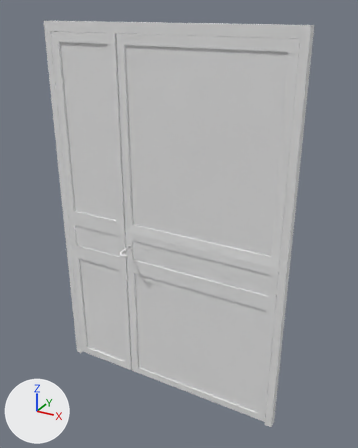
The Blender file Puerta de metal modelo 3D.blend as it was, and as the next commit left it.
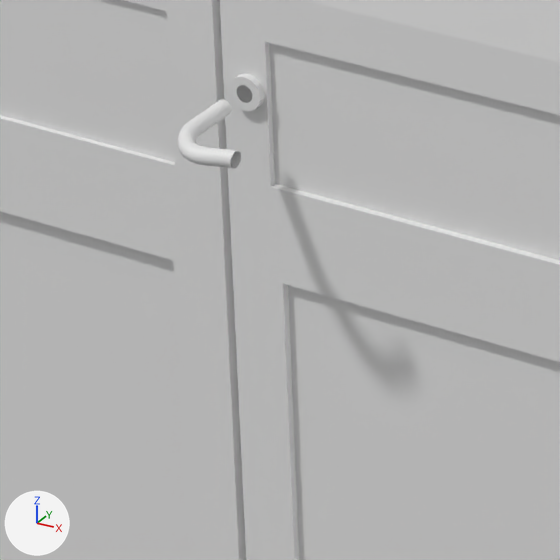
The first picture shows the older version from a 50 mm lens placed at (1.06, -2.16, 1.13), pointed at (-0.1, -0.05, 0.07). The close-ups show both versions on the part from 27% to 48% of the width and 52% to 69% of the height of that picture; other places that the commit changed are outside them. Arrows for +X, +Y and +Z are at lower left; the lights stay in place.

Objects in the first close-up: 'BezierCurve', 'Puerta de metal 1', 'Puerta de metal 2 chica'.
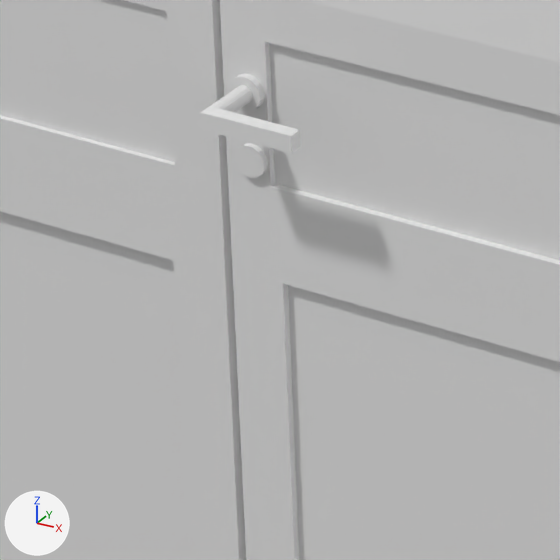
What differs and where, as boxes [x1, y1, x2, y2] in the close-ups (560 x 560 px):
'Puerta de metal 1', reshaped
    before: [220, 0, 560, 560]
    after: [196, 0, 560, 560]
'BezierCurve', deleted
    before: [178, 99, 241, 169]
part 1 of me_cube_002, built on
    before: [225, 121, 271, 224]
    after: [196, 85, 300, 224]

Edits to the bpy script that builds the scene:
```text
Change me_cube_002:
    used by ob_puerta_de_metal_1; location = (0.0, 0.0, 0.0)
    remove me_cube_002.from_pydata(...)  # 136 vertices, 121 faces; spans x -0.46..0.45, y -0.03..0.03, z -1.06..1.01
    add me_cube_002.from_pydata(...)  # 234 vertices, 208 faces; spans x -0.46..0.45, y -0.09..0.03, z -1.06..1.01
    me_cube_002 part 1
    1 face is deleted
    68 vertices are added at x -0.45..-0.36, y -0.09..-0.03, z -0.22..-0.14
    16 new vertices lie (0.0, -0.05, 0.0) away from vertices in x -0.44..-0.43, y -0.03, z -0.16..-0.14
    7 new vertices lie (0.07, 0.0, 0.0) away from vertices in x -0.43, y -0.08, z -0.16..-0.14
    7 new vertices lie (-0.07, 0.0, 0.0) away from vertices in x -0.36, y -0.09, z -0.16..-0.14
    88 new faces join them
Remove ob_beziercurve:
    ob_beziercurve = bpy.data.objects.new('BezierCurve', cu_beziercurve_002)
    ob_beziercurve.location = (-0.4369, -0.1132, -0.1499)
    ob_beziercurve.rotation_euler = (0.0, 0.0, 1.571)  # degrees (0, 0, 90)
    ob_beziercurve.scale = (0.0536, 0.0536, 0.0536)
```
